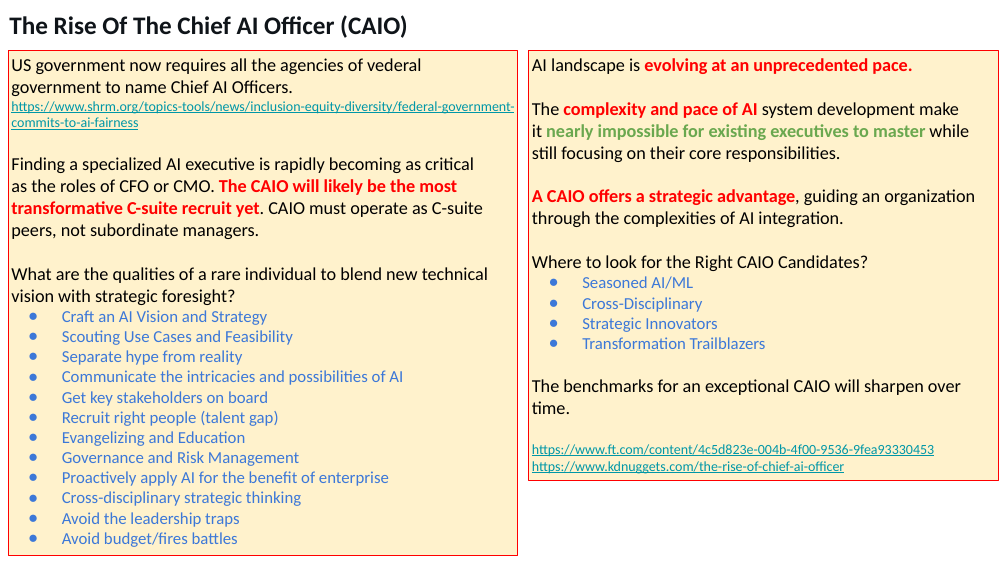
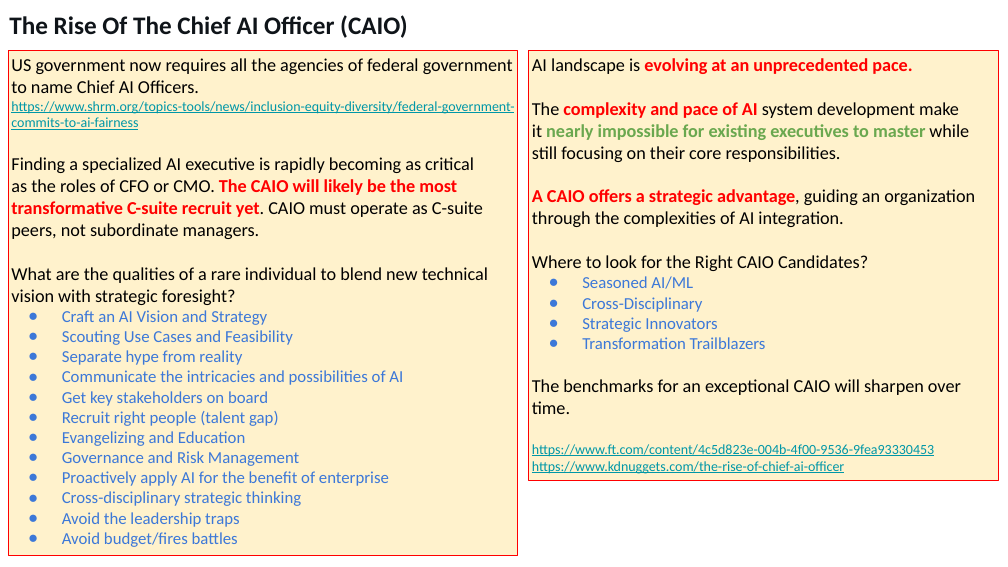
Before and after one commit to lselector/seminar, a slide deck: slide 12 of 2024/2024-04-19-AI-Updates.pptx (slide 11 before the commit). Drawn at 1008x567 pixels with LibreOffice and Linux fonts; fonts in the diff are those of the drawing. Boxes give left, top, right and bottom in pixels: in the first picture for what was removed or moved away, otherwise in the second. Text is boxed around its words. In the diff, an @@ line names an element or a change of style, - is before the commit and + after.

```diff
--- a/2024/2024-04-19-AI-Updates.pptx
+++ b/2024/2024-04-19-AI-Updates.pptx
@@ text in rectangle at (11,58,513,93): text changed @@
-US government now requires all the agencies of vederal government to name Chief AI Officers.
+US government now requires all the agencies of federal government to name Chief AI Officers.
```
Also in this commit, not shown: 14 other slides changed.
